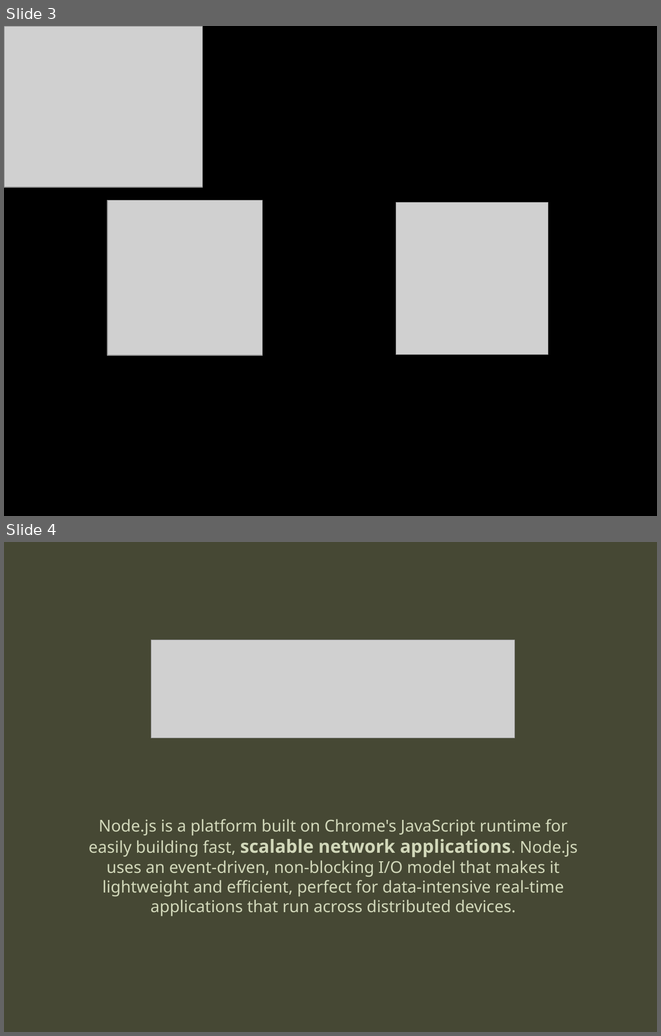
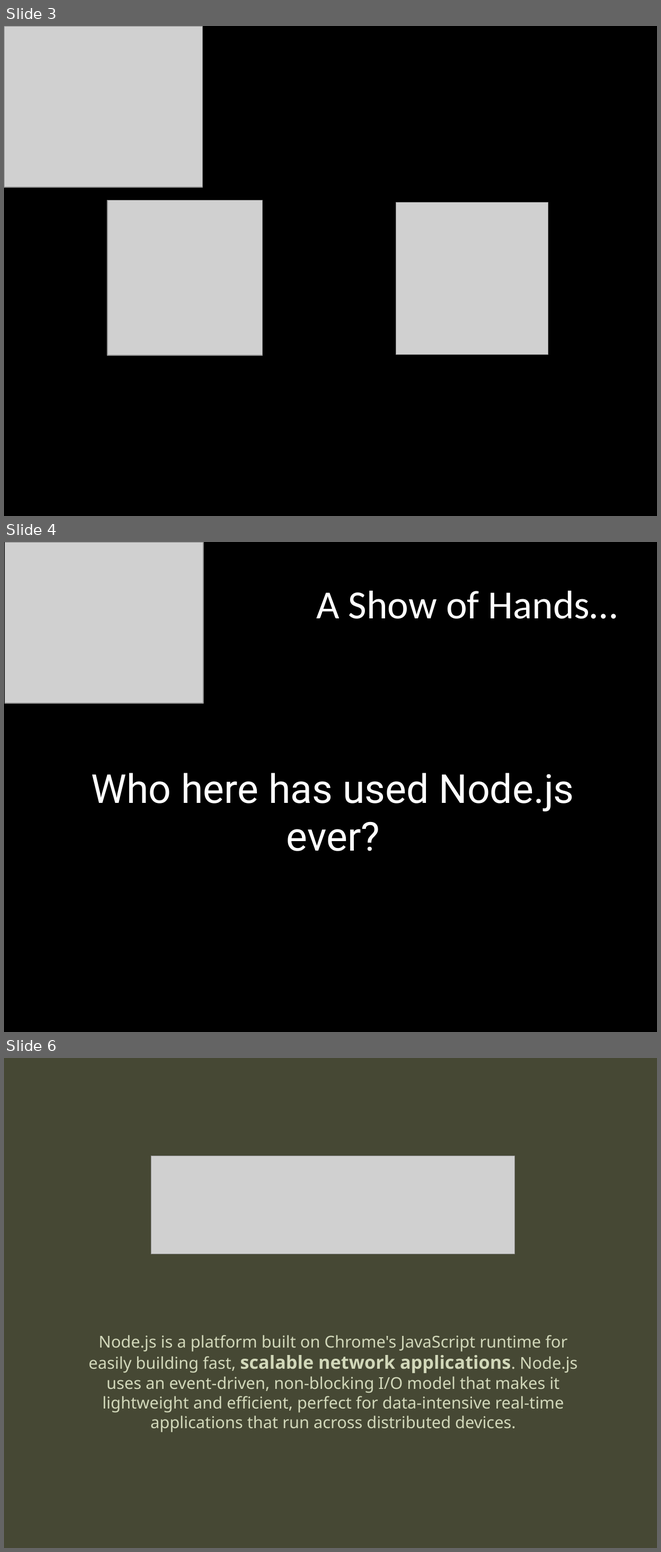
Before and after one commit to mattpodwysocki/SDC2013, a slide deck: SDC2013.pptx. Shown one above the other, each under a label of ours: slides 3 and 4 before the commit, slides 3, 4 and 6 after it; the slides between them are not shown. The pictures are 661x1036 and 661x1552 pixels, drawn with LibreOffice and Linux fonts; fonts in the diff are those of the drawing; grey boxes stand for pictures. Boxes give left, top, right and bottom in pixels: in the first picture for what was removed or moved away, otherwise in the second. Text is boxed around its words. In the diff, an @@ line names an element or a change of style, - is before the commit and + after.

```diff
--- a/SDC2013.pptx
+++ b/SDC2013.pptx
@@ slide 4 added at bbox=[4, 542, 657, 1032], background #000000 @@
@@ picture added at bbox=[5, 542, 203, 703] @@
@@ title added at bbox=[316, 590, 617, 619], 44 pt, text #FFFFFF @@
+A Show of Hands…
@@ text added at bbox=[91, 773, 574, 851], 44 pt, text #FFFFFF @@
+Who here has used Node.js ever?
@@ what was slide 4 is now slide 6 @@
```
Also in this commit, not shown: 4 slides changed, 2 other slides added, 1 slide removed.
